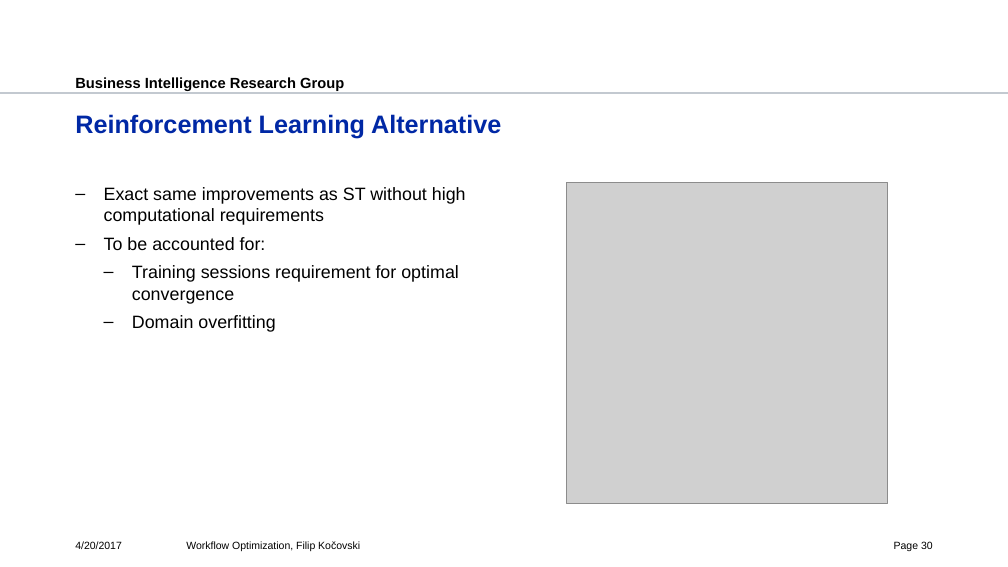
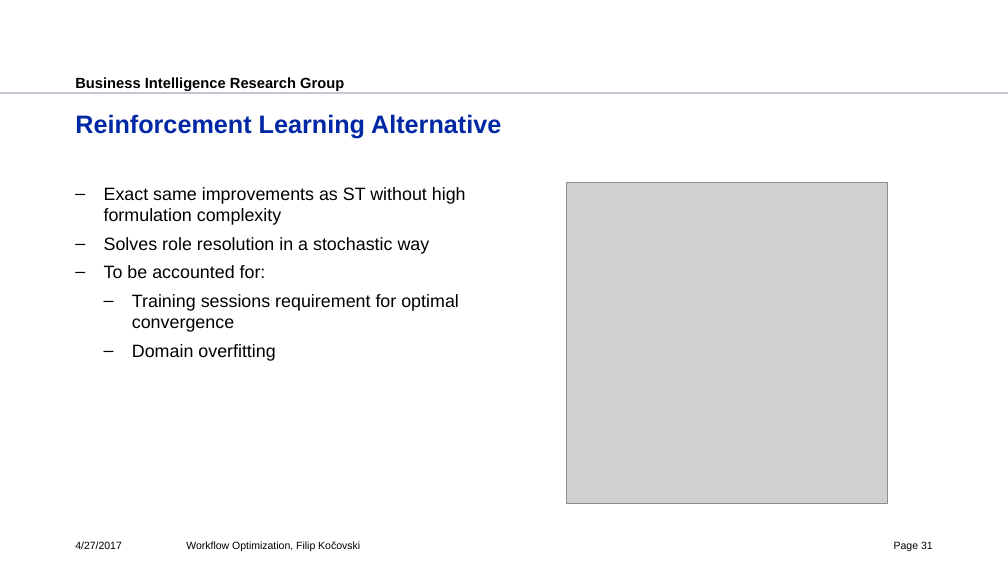
Before and after one commit to fkocovski/mt_presentation, a slide deck: slide 31 of Workflow Optimization.pptx (slide 30 before the commit). Drawn at 1008x567 pixels with LibreOffice and Linux fonts; fonts in the diff are those of the drawing; grey boxes stand for pictures; background and template pictures are left out. Boxes give left, top, right and bottom in pixels: in the first picture for what was removed or moved away, otherwise in the second. Text is boxed around its words. In the diff, an @@ line names an element or a change of style, - is before the commit and + after.

```diff
--- a/Workflow Optimization.pptx
+++ b/Workflow Optimization.pptx
@@ text at [104, 187, 466, 254]: text changed @@
-– Exact same improvements as ST without high computational requirements
+– Exact same improvements as ST without high formulation complexity
+– Solves role resolution in a stochastic way
@@ text at [75, 541, 122, 549]: text changed @@
-4/20/2017
+4/27/2017
@@ page number at [894, 541, 933, 551]: text changed @@
-Page 30
+Page 31
```
Also in this commit, not shown: 33 other slides changed, 1 slide added.
